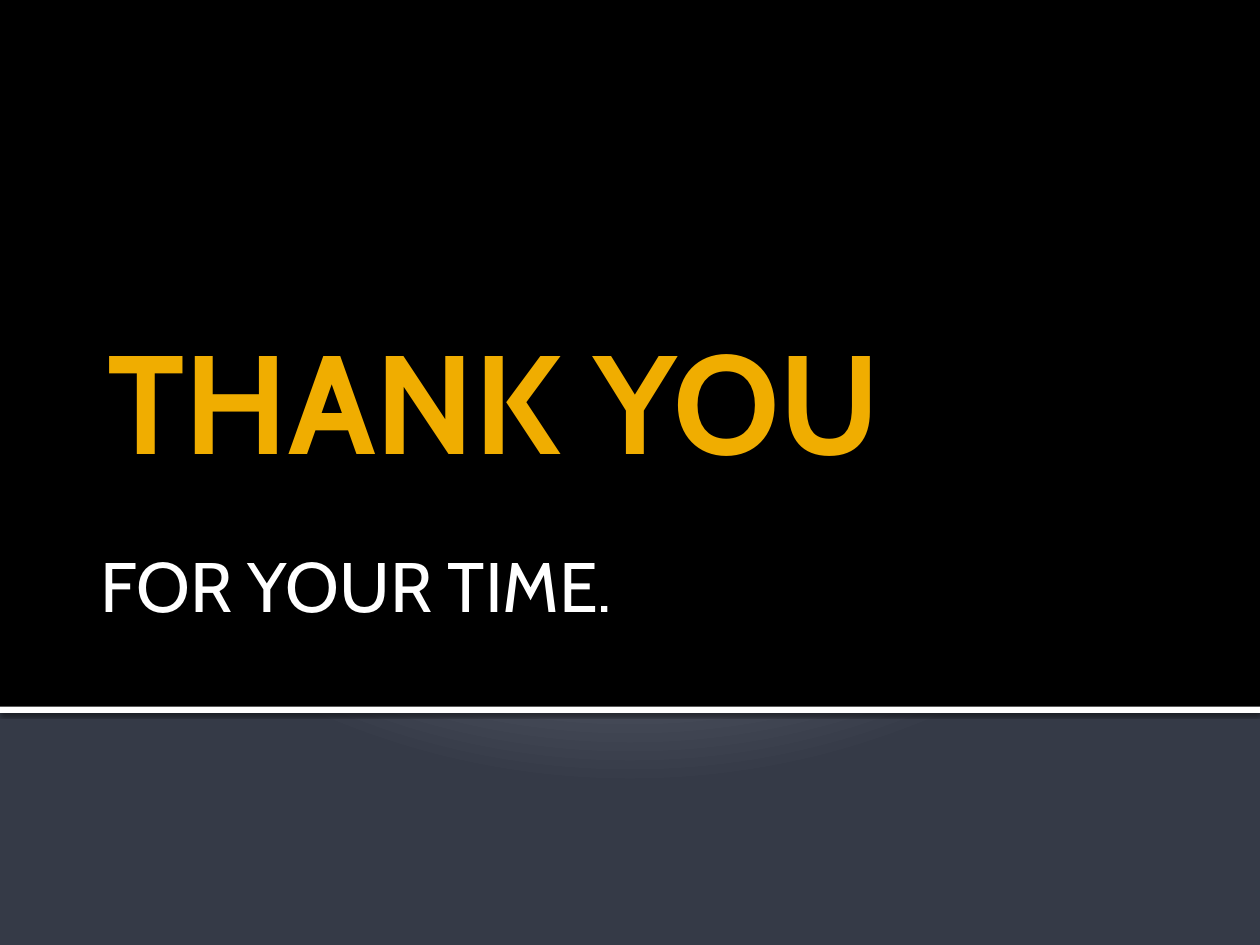
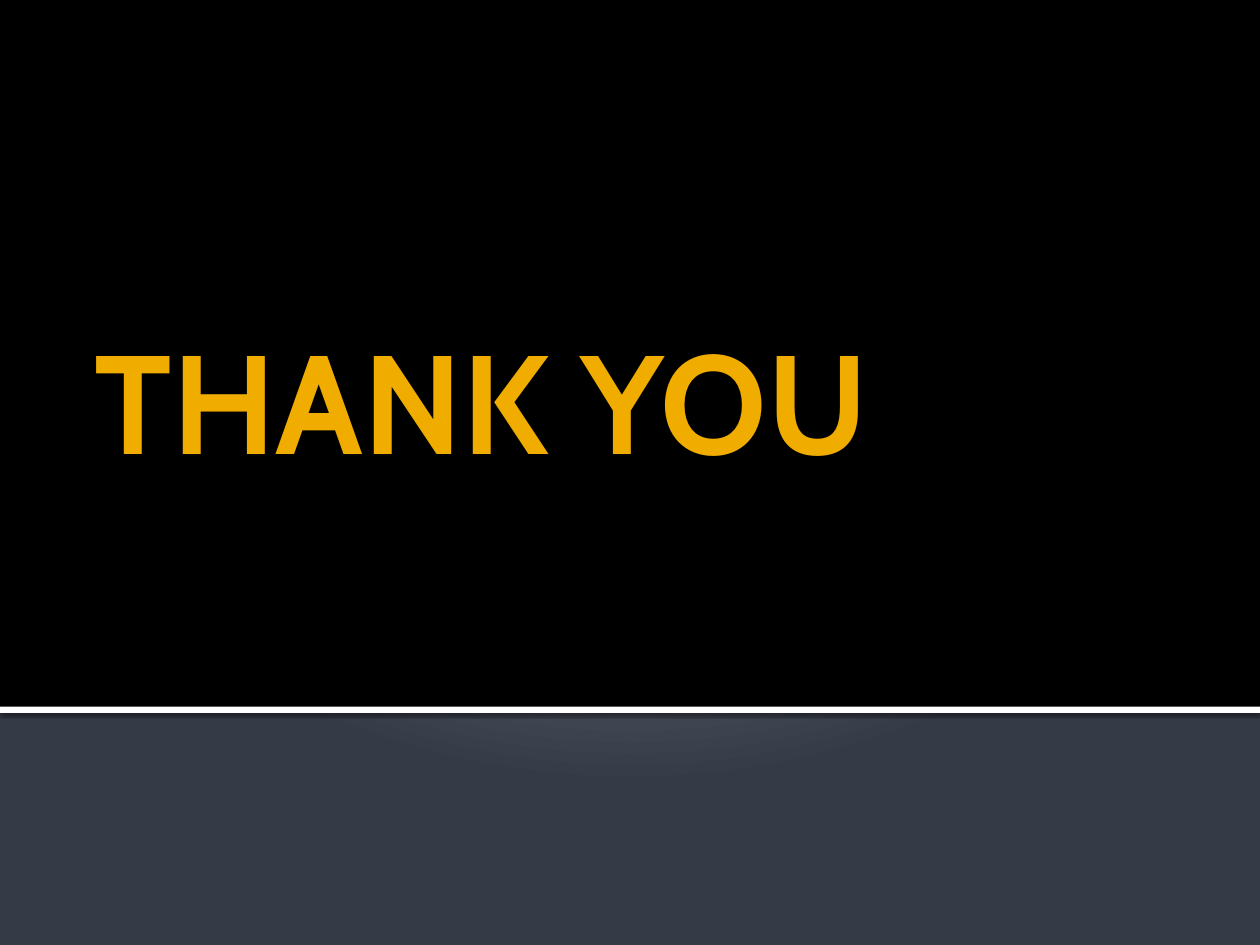
Before and after one commit to SuPaTeT/Code-Plateau-Group-2-Tanzania-Project, a slide deck: slide 26 of TANZANIA TOURIST REPORT.pptx. Drawn at 1260x945 pixels with LibreOffice and Linux fonts; fonts in the diff are those of the drawing. Boxes give left, top, right and bottom in pixels: in the first picture for what was removed or moved away, otherwise in the second. Text is boxed around its words. In the diff, an @@ line names an element or a change of style, - is before the commit and + after.

```diff
--- a/TANZANIA TOURIST REPORT.pptx
+++ b/TANZANIA TOURIST REPORT.pptx
@@ background gradient #C1C5D3 to #BFC4D2 to #353B47 to gradient #C0C6D2 to #353A47 @@
@@ title "THANK YOU": place and size @@
-title "THANK YOU" at <box>107,354,880,456</box>
+title "THANK YOU" at <box>94,354,868,456</box>
@@ subtitle removed at <box>100,562,612,613</box> @@
-FOR YOUR TIME.
```
Also in this commit, not shown: 23 other slides changed, 1 slide added, 1 slide removed, 1 other file.
